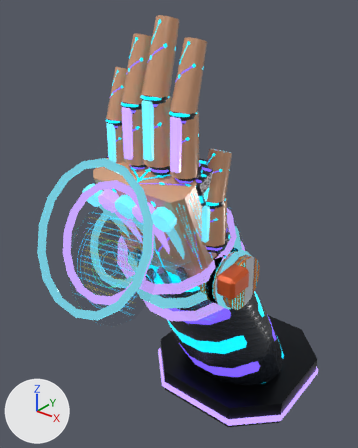
What one commit did to the glTF model godot/assets/models/prop_wrist_rfid_winner_01_neural_tendon_sleeve.glb.
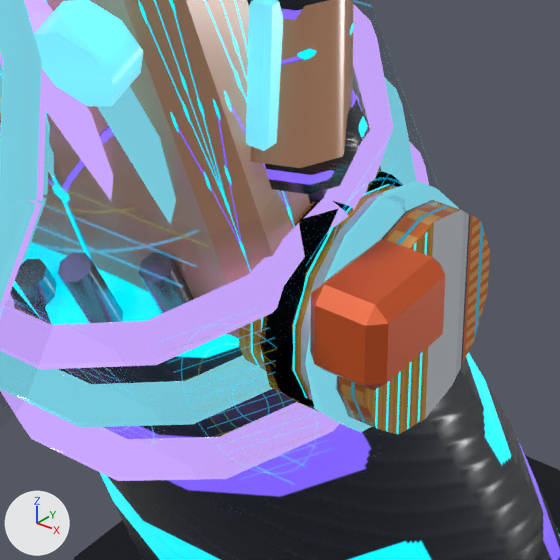
Old and new are each drawn whole from a camera (50 mm lens) standing at (0.231, -0.356, 0.406) and looking at (-0.022, -0.04, 0.21) and again close up on the part from 40% to 77% of the width and 46% to 76% of the height. The axes (+X, +Y, +Z) are drawn at lower left. The lights are the same throughout. The last two pictures show the newer version. Where no turn or scale is listed for an object, it has been applied to the vertices.

Objects in the first close-up: 'Battery_Vein_04', 'Battery_Vein_05', 'Cuff_Aperture_Assembly', 'Forearm_Base', 'Holo_Projection_Rings', 'Spool_SuperWire_Cuff', 'Thumb_Proximal', 'Wrist_Joint' and 1 more.
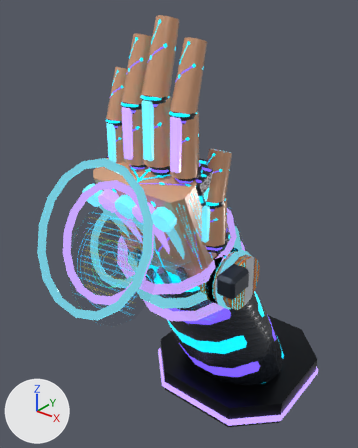
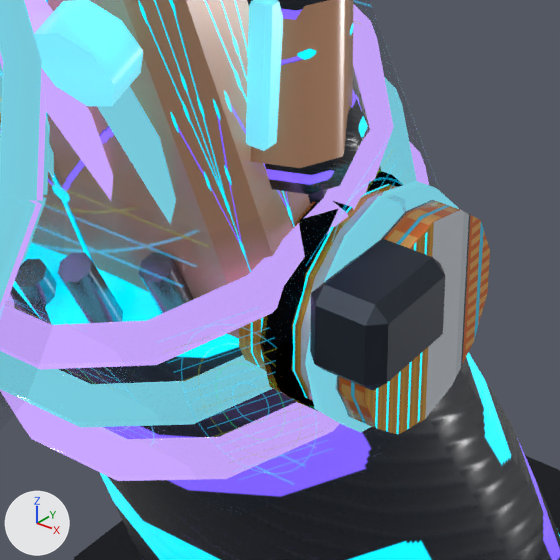
What changed in the scene script:
```text
Add img_proc_png_001:
    img_proc_png_001 = load_image('proc.png.001', '_unpacked/proc.png.001', 64, 64, 'sRGB')
Change mat_mat_aegis_signalorangehardware:
    remove # nodes: BsdfPrincipled, OutputMaterial, TexImage
    remove # uses the picture img_accent_safety_orange_png
    nodes: BsdfPrincipled, Mix, OutputMaterial, TexImage
    colours: grey #969da7
    uses the picture img_proc_png_001
```

Changed parts and their boxes (x1, y1, x2, y2) in the close-ups (560 x 560 px):
'Spool_SuperWire_Cuff', surface changed (darker): (258, 219, 449, 393) in both
